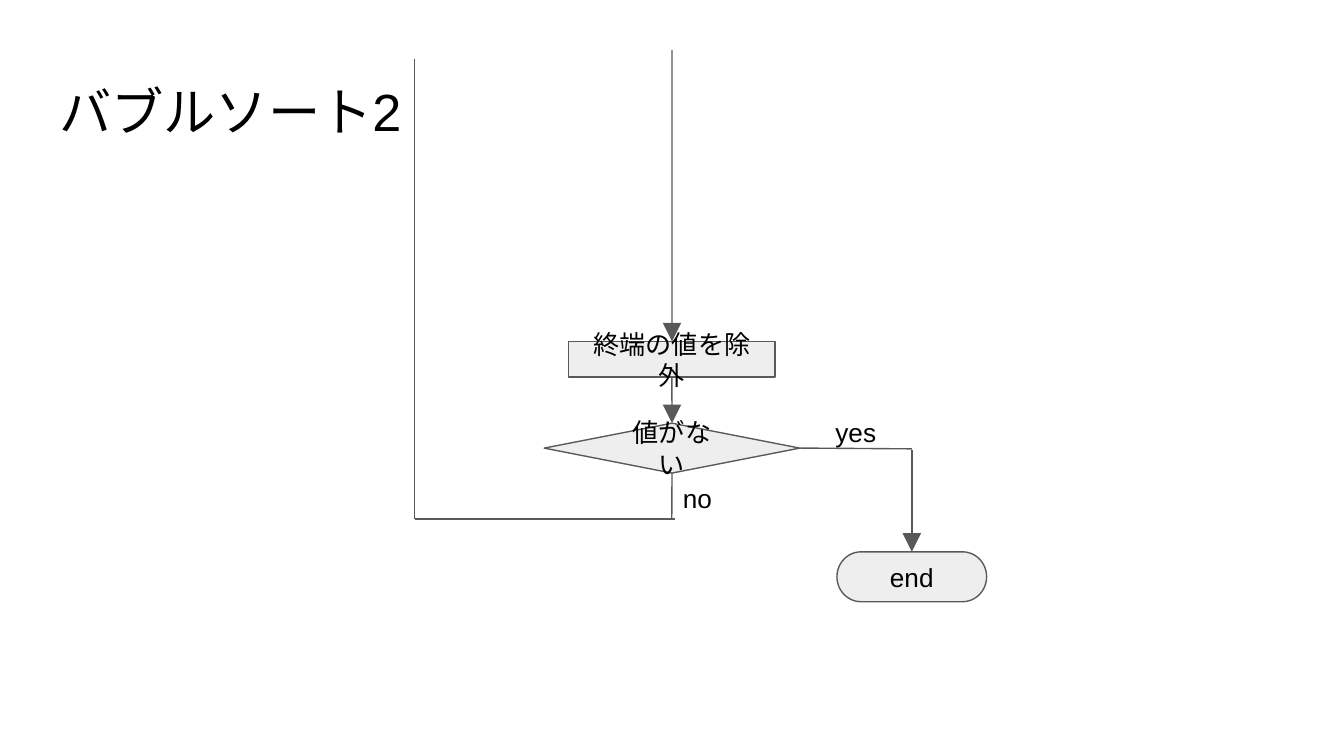
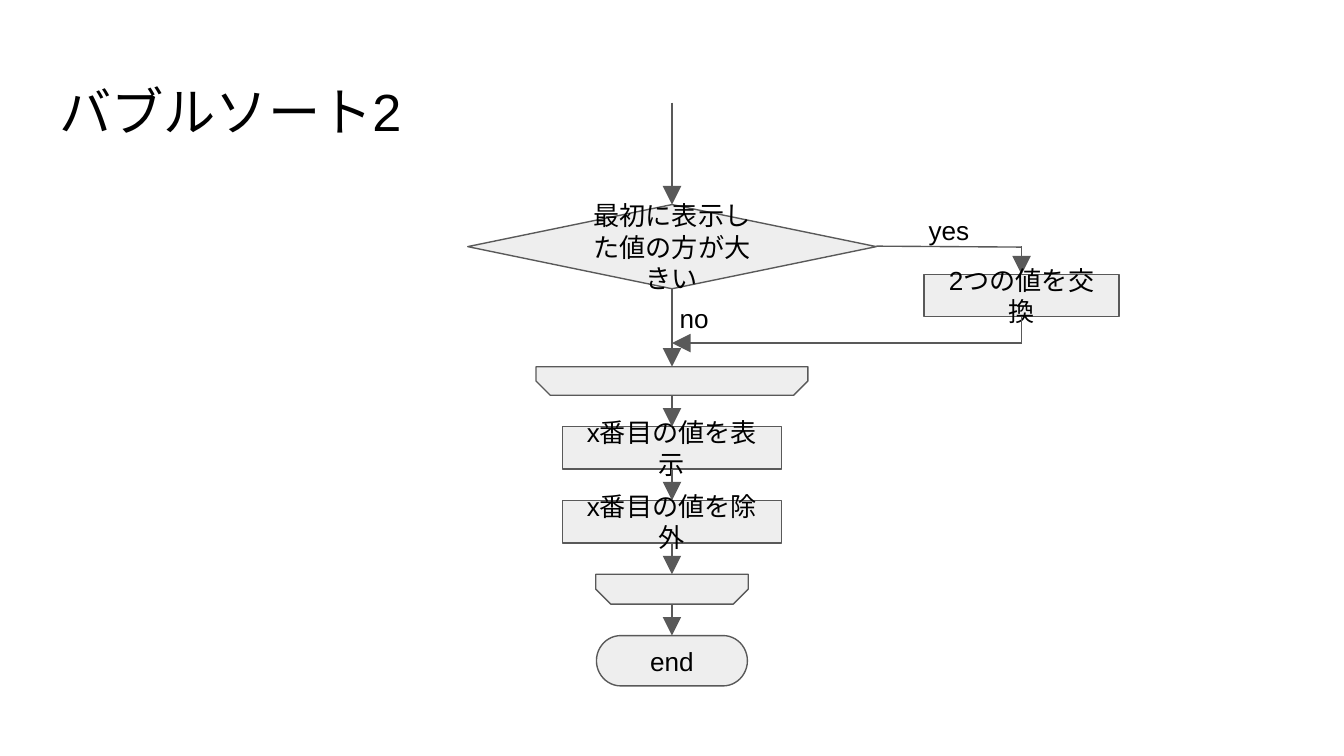
Before and after one commit to ryosuke89/Challenge, a slide deck: slide 13 of challenge_0/flowchart.pptx. Drawn at 1344x756 pixels with LibreOffice and Linux fonts; fonts in the diff are those of the drawing. Boxes give left, top, right and bottom in pixels: in the first picture for what was removed or moved away, otherwise in the second. Text is boxed around its words. In the diff, an @@ line names an element or a change of style, - is before the commit and + after.

Commit message:
flowchart.pptxを修正しました。

```diff
--- a/challenge_0/flowchart.pptx
+++ b/challenge_0/flowchart.pptx
@@ line removed from (415, 519) to (415, 59) @@
@@ arrow moved from (672, 50) - (672, 341) to (672, 102) - (672, 204) @@
@@ diamond added at (x1=468, y1=204, x2=876, y2=289), fill #EEEEEE, outline #595959 0.75 pt, 14 pt, text #000000 @@
+最初に表示した値の方が大きい
@@ text "yes" moved from (x1=835, y1=428, x2=876, y2=448) to (x1=929, y1=226, x2=970, y2=246) @@
@@ line added from (876, 246) to (1021, 247), #595959 0.75 pt @@
@@ arrow added from (1021, 246) to (1021, 274), #595959 0.75 pt @@
@@ text "no" moved from (x1=683, y1=494, x2=712, y2=509) to (x1=680, y1=314, x2=709, y2=329) @@
@@ arrow added from (672, 289) to (672, 367), #595959 0.75 pt @@
@@ rectangle added at (x1=925, y1=274, x2=1120, y2=317), fill #EEEEEE, outline #595959 0.75 pt, 14 pt, text #000000 @@
+2つの値を交換
@@ line added from (1021, 317) to (1021, 344), #595959 0.75 pt @@
@@ rectangle removed at (x1=569, y1=341, x2=775, y2=378) @@
-終端の値を除外
@@ line moved from (800, 448) - (911, 449) to (1021, 343) - (672, 343) @@
@@ line (1021, 343) - (672, 343): line to arrow @@
@@ snip same rect added at (x1=536, y1=367, x2=808, y2=395), fill #EEEEEE, outline #595959 0.75 pt @@
@@ arrow moved from (672, 378) - (672, 423) to (672, 395) - (672, 427) @@
@@ diamond removed at (x1=544, y1=423, x2=800, y2=473) @@
-値がない
@@ rectangle added at (x1=562, y1=427, x2=781, y2=470), fill #EEEEEE, outline #595959 0.75 pt, 14 pt, text #000000 @@
+x番目の値を表示
@@ line moved from (672, 473) - (672, 519) to (672, 469) - (672, 500) @@
@@ line (672, 469) - (672, 500): line to arrow @@
@@ arrow removed from (911, 450) to (911, 552) @@
@@ rectangle added at (x1=562, y1=500, x2=781, y2=543), fill #EEEEEE, outline #595959 0.75 pt, 14 pt, text #000000 @@
+x番目の値を除外
@@ line removed from (675, 519) to (415, 519) @@
@@ arrow added from (672, 543) to (672, 574), #595959 0.75 pt @@
@@ snip same rect added at (x1=595, y1=574, x2=747, y2=603), fill #EEEEEE, outline #595959 0.75 pt @@
@@ arrow added from (672, 605) to (672, 636), #595959 0.75 pt @@
@@ pill shape "end" moved from (x1=837, y1=552, x2=986, y2=602) to (x1=597, y1=636, x2=747, y2=685) @@
```
Also in this commit, not shown: 6 other slides changed.
